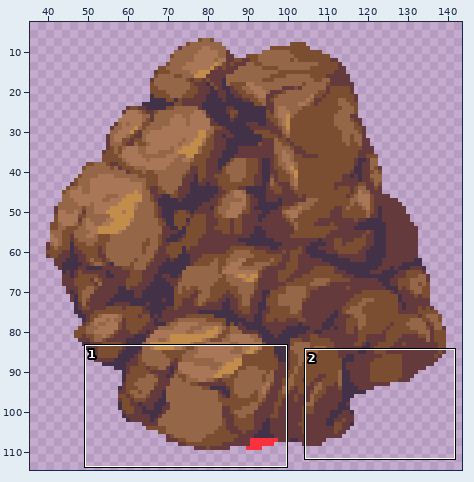
Edited in one commit: sprite sheet (public/assets/menhir_big_mtp_5.png). Above, an overview of the earlier version with the close-up marked.
Close-up. Old version:
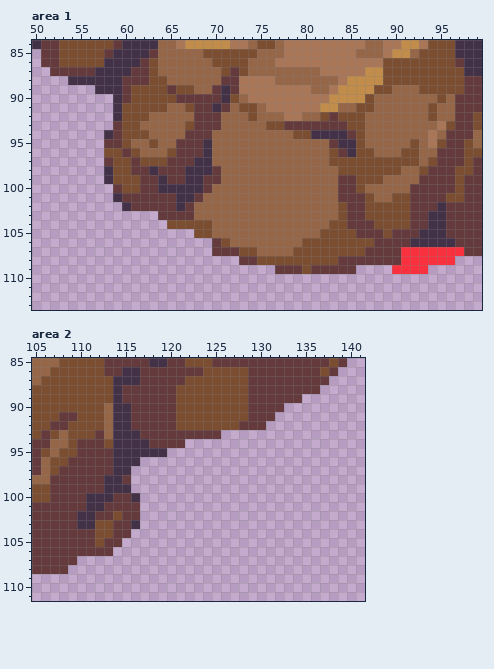
The file is 146x166 pixels. Shown: area 1: x 50..99, y 84..113; area 2: x 105..141, y 85..111. The wide view leaves out empty margins. The commit also changed other parts of the picture, which this record leaves out.
Once edited:
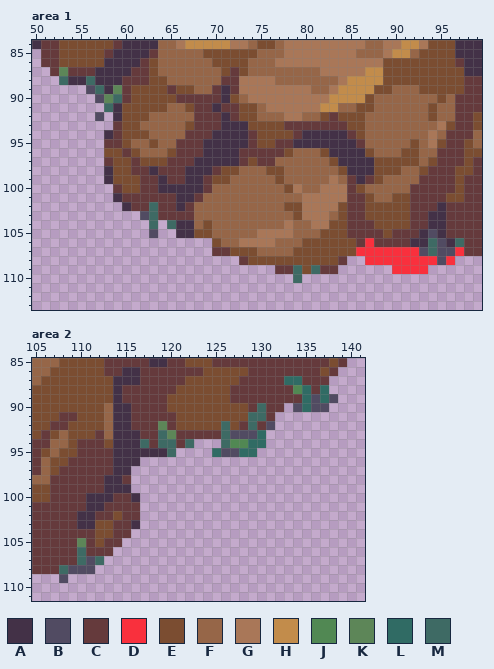
Palette (. is transparent): A #433147  B #514b62  C #653a3c  D #f9303d  E #7b4d31  F #966648  G #a97758  H #c28c4b  J #518853  K #5d8658  L #306b64  M #3e6a64
Diff:
Changed rows in their new state; - is an unchanged pixel.
Area 1:
first column x 53:
 87 K--------------------------------------------
 88 M--M-----------------------------------------
 89 ---BM-K--------------------------------------
 90 ----BKM--------------------------------------
 91 -----M-------------C-------------------------
 92 ----B-------------ACE------------------------
 93 ------------------AAAEE----------------------
 94 -----------------AAAACEEEECA-----------------
 95 -----------------AAAACEECCAAAAA--C-----------
 96 -----------------AAACCCCCE---EAA-A-----------
 97 -----------------AAACECC-------AAAA----------
 98 ------------------EE---EE-------AAA----------
 99 -----------------EE-----E-----GF-AC----------
100 -------------------------EG--GGG-------------
101 ---------------------------GGGGG-------------
102 ----------M--------------EEGGGG--------------
103 ---------BM---------------EGGG---------------
104 ----------M-MAAF---------G--GG---------------
105 ----------B--AA-------GGGG------C--------B---
106 -----------------EF-GGGG---------CD------MB-M
107 -------------------E-------------DDDDD--BMBB-
108 ---------------------E----------..DDDD----B--
109 --------------------------M-M--..------------
110 --------------------------M------------------
Area 2:
first column x 117:
 87 -----------C----LL----
 88 ----------CC-----JL-L-
 89 ---E------CC------LBLB
 90 ---E---------M---BLBB-
 91 ------------MM--------
 92 --K------M--M-B-------
 93 --MK-----MBBBL--------
 94 M-MM-M---MJJLL--------
 95 ---M----LBBLL---------
first column x 108:
105 --K--
106 --M--
107 --MBM
108 MBBB-
109 B----
Changed places in both close-ups, as pixel boxes (x1, y1, x2, y2):
changed: (59, 67, 122, 121)
changed: (140, 103, 464, 283)
changed: (140, 376, 338, 457)
changed: (59, 538, 104, 583)
